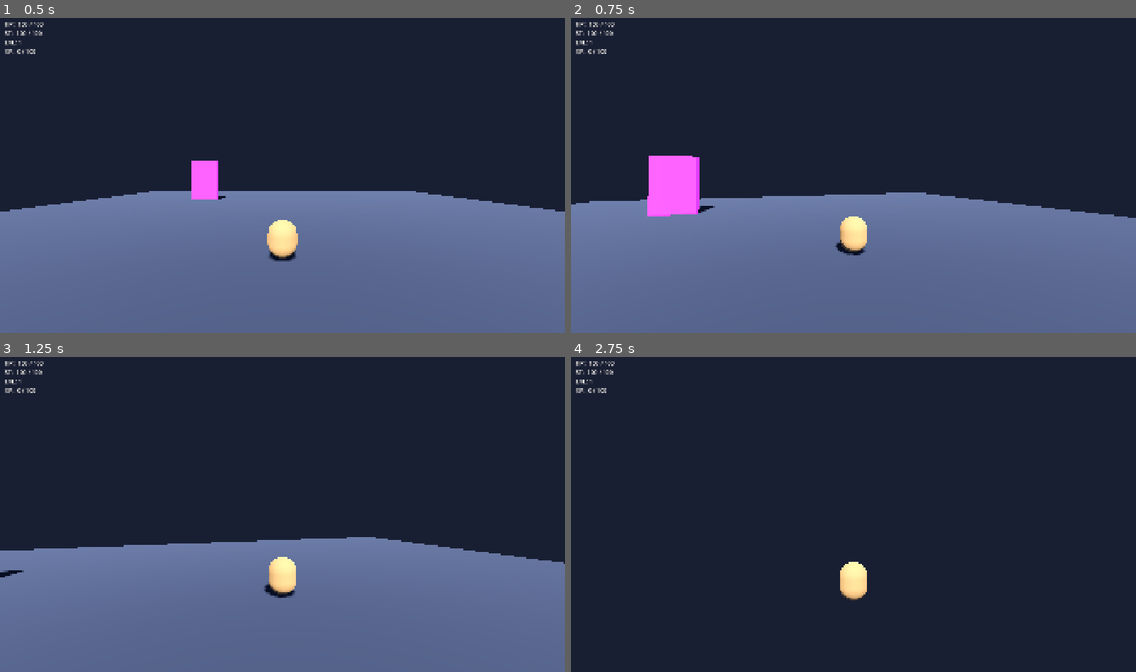
Above: before the commit, frames 1-4 (two rows, left to right).
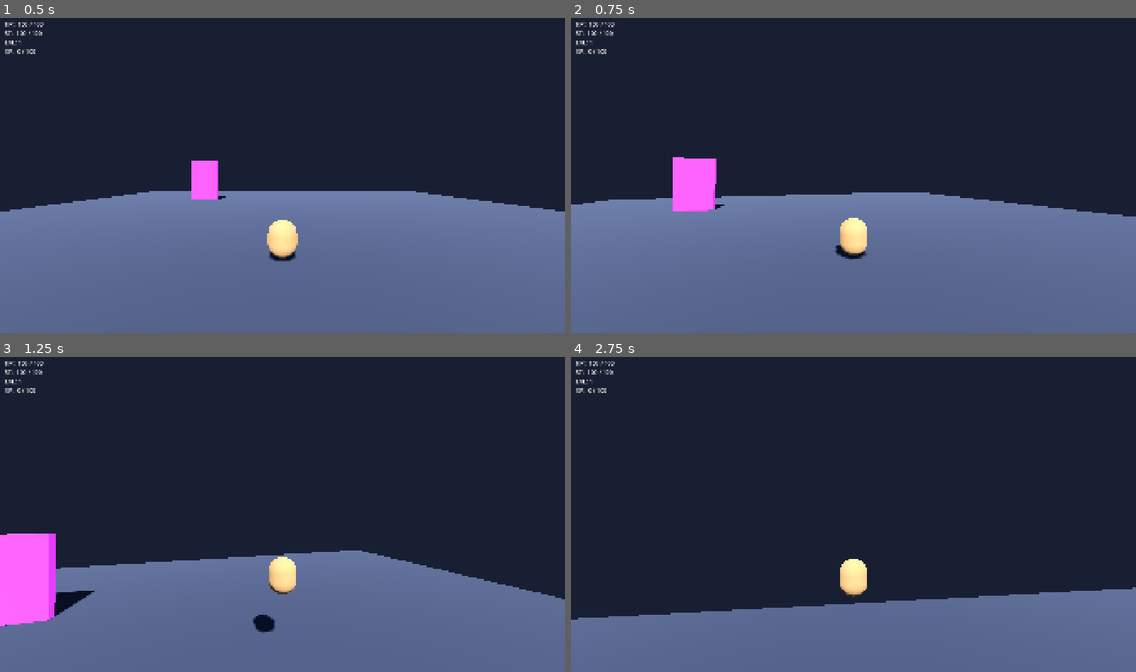
Above: after the commit, the same moments.

Repository: eldritch-dream/floaty_dog_knight
Game: Godot game, scene res://scenes/world/hub.tscn
The game is run twice, just before and just after one commit, with the same random seed, the same clock (stepped at 60 frames per second) and the same inputs.
Inputs (mouse positions are in pixels of both pictures, inside the frame that each line leads up to):
- Up to frame 1 (0.5 s): no input
- Up to frame 2 (0.75 s): tap Enter at 0.5 s; move the mouse to (881, 172) at 0.52 s; hold W (move_forward) from 0.53 s (still down); tap Ctrl (dash) at 0.6 s; click (881, 172) at 0.67 s
- Up to frame 3 (1.25 s): keep holding W (move_forward); tap Space (jump) at 0.77 s
- Up to frame 4 (2.75 s): keep holding W (move_forward); move the mouse to (825, 514) at 1.27 s; click (825, 514) at 1.35 s; tap Space (jump) at 1.52 s; tap Ctrl (dash) at 1.55, 2.1 s; move the mouse to (864, 508) at 2.02 s

Frame 1 is identical in both runs. In frame 2, 2.0% of the frame differs, in the area x 0-100%, y 43-77%; in frame 3, 9.1%; in frame 4, 22%, in the area x 0-100%, y 64-100%.

Commit message:
fix: gate dash on ability_unlocks.dash_unlocked in all four states
Dash was only checking player.can_dash (cooldown) but not the
AbilityUnlocks flag, allowing dash from the start despite all
abilities defaulting to locked. Fixes idle, run, jump, and float.
Adds two regression tests to test_dash_cooldown.gd.

Co-Authored-By: Claude Sonnet 4.6 <noreply@anthropic.com>

Diff:
--- a/scripts/player/states/float.gd
+++ b/scripts/player/states/float.gd
@@ -57,7 +57,7 @@
 		player.velocity.z *= config.air_friction
 
 	# Dash in air.
-	if Input.is_action_just_pressed("dash") and player.can_dash:
+	if Input.is_action_just_pressed("dash") and player.can_dash and ability_unlocks.dash_unlocked:
 		player.state_machine.transition_to("dash")
 		return
 
--- a/scripts/player/states/idle.gd
+++ b/scripts/player/states/idle.gd
@@ -17,7 +17,7 @@
 		return
 
 	# Dash.
-	if Input.is_action_just_pressed("dash") and player.can_dash:
+	if Input.is_action_just_pressed("dash") and player.can_dash and ability_unlocks.dash_unlocked:
 		player.state_machine.transition_to("dash")
 		return
 
--- a/scripts/player/states/jump.gd
+++ b/scripts/player/states/jump.gd
@@ -52,7 +52,7 @@
 		return
 
 	# Dash in air.
-	if Input.is_action_just_pressed("dash") and player.can_dash:
+	if Input.is_action_just_pressed("dash") and player.can_dash and ability_unlocks.dash_unlocked:
 		player.state_machine.transition_to("dash")
 		return
 
--- a/scripts/player/states/run.gd
+++ b/scripts/player/states/run.gd
@@ -18,7 +18,7 @@
 		return
 
 	# Dash.
-	if Input.is_action_just_pressed("dash") and player.can_dash:
+	if Input.is_action_just_pressed("dash") and player.can_dash and ability_unlocks.dash_unlocked:
 		player.state_machine.transition_to("dash")
 		return
 
--- a/tests/unit/test_dash_cooldown.gd
+++ b/tests/unit/test_dash_cooldown.gd
@@ -56,6 +56,19 @@
 		"Dash should cover speed × duration meters")
 
 
+func test_dash_locked_by_default() -> void:
+	var unlocks := AbilityUnlocks.new()
+	assert_false(unlocks.dash_unlocked,
+		"Dash should be locked by default")
+
+
+func test_dash_unlock_enables_dash() -> void:
+	var unlocks := AbilityUnlocks.new()
+	unlocks.dash_unlocked = true
+	assert_true(unlocks.dash_unlocked,
+		"Dash should be available after unlock")
+
+
 func test_rapid_dash_rejected() -> void:
 	# Try to dash twice quickly — second should be rejected.
 	var config := GameConfig.new()
